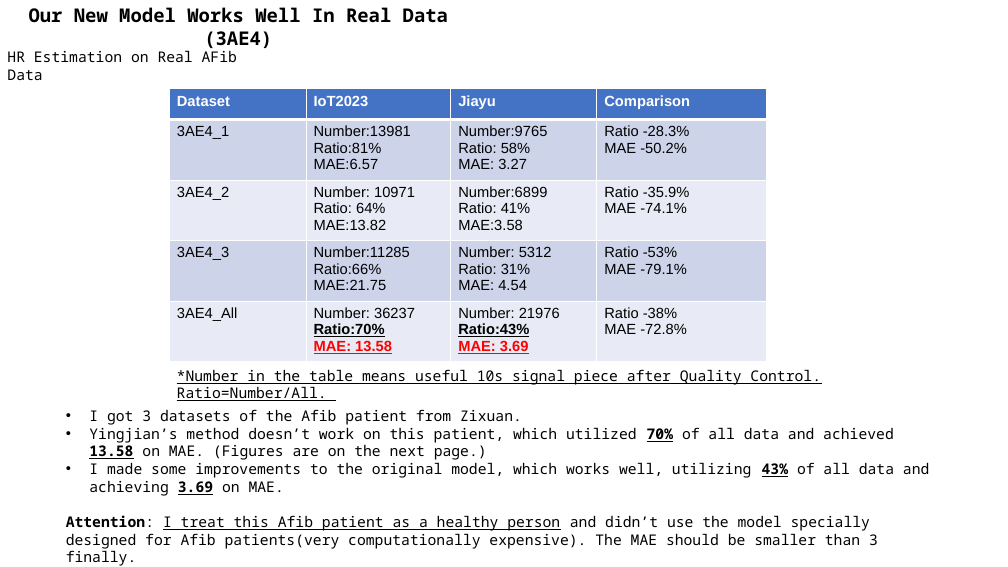
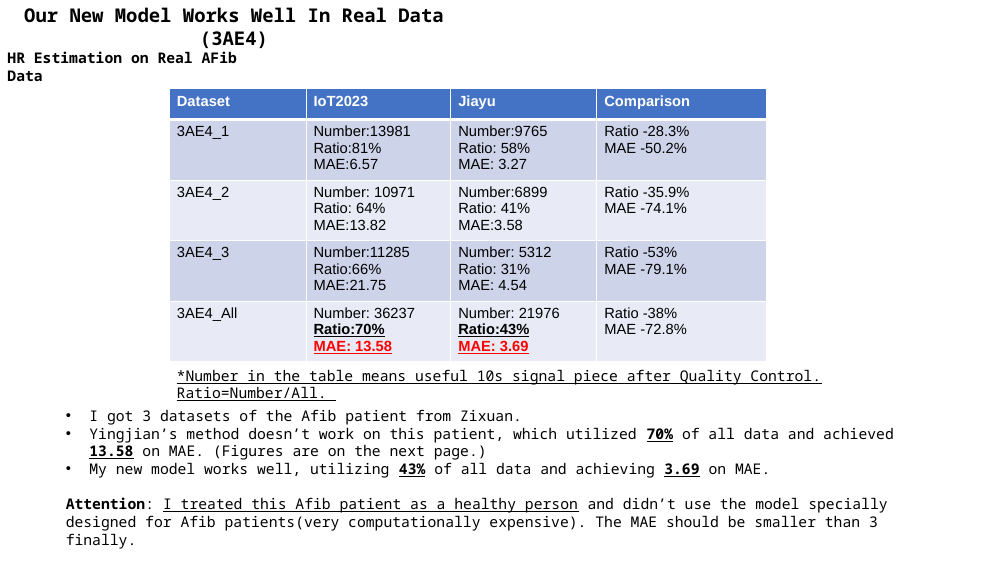
Before and after one commit to A-Big-Tortoise/Presentation, a slide deck: slide 3 of Presentation_0722_JiayuChen.pptx. Drawn at 1008x567 pixels with LibreOffice and Linux fonts; fonts in the diff are those of the drawing. Boxes give left, top, right and bottom in pixels: in the first picture for what was removed or moved away, otherwise in the second. Text is boxed around its words. In the diff, an @@ line names an element or a change of style, - is before the commit and + after.

```diff
--- a/Presentation_0722_JiayuChen.pptx
+++ b/Presentation_0722_JiayuChen.pptx
@@ text "Our New Model Works Well ..." moved from (x1=29, y1=7, x2=448, y2=48) to (x1=24, y1=7, x2=443, y2=48) @@
@@ text "HR Estimation on Real AFib ..." at (x1=7, y1=51, x2=237, y2=81): bold on @@
@@ text at (x1=66, y1=462, x2=887, y2=549): text changed @@
-• I made some improvements to the original model, which works well, utilizing 43% of all data and achieving 3.69 on MAE.
-Attention: I treat this Afib patient as a healthy person and didn’t use the model specially designed for Afib patients(very computationally expensive). The MAE should be smaller than 3 finally.
+• My new model works well, utilizing 43% of all data and achieving 3.69 on MAE.
+Attention: I treated this Afib patient as a healthy person and didn’t use the model specially designed for Afib patients(very computationally expensive). The MAE should be smaller than 3 finally.
```
Also in this commit, not shown: 2 other slides changed.
